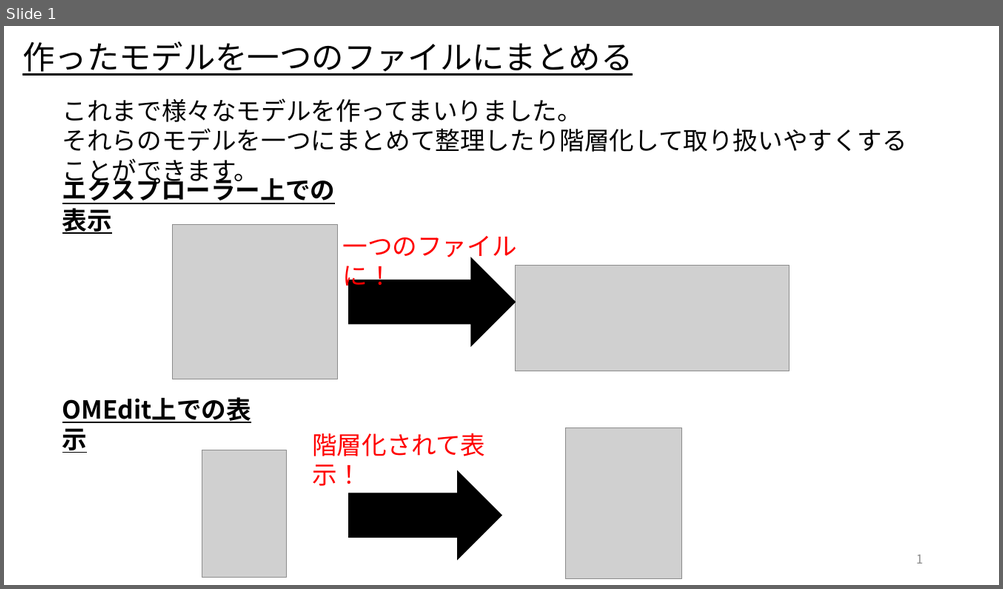
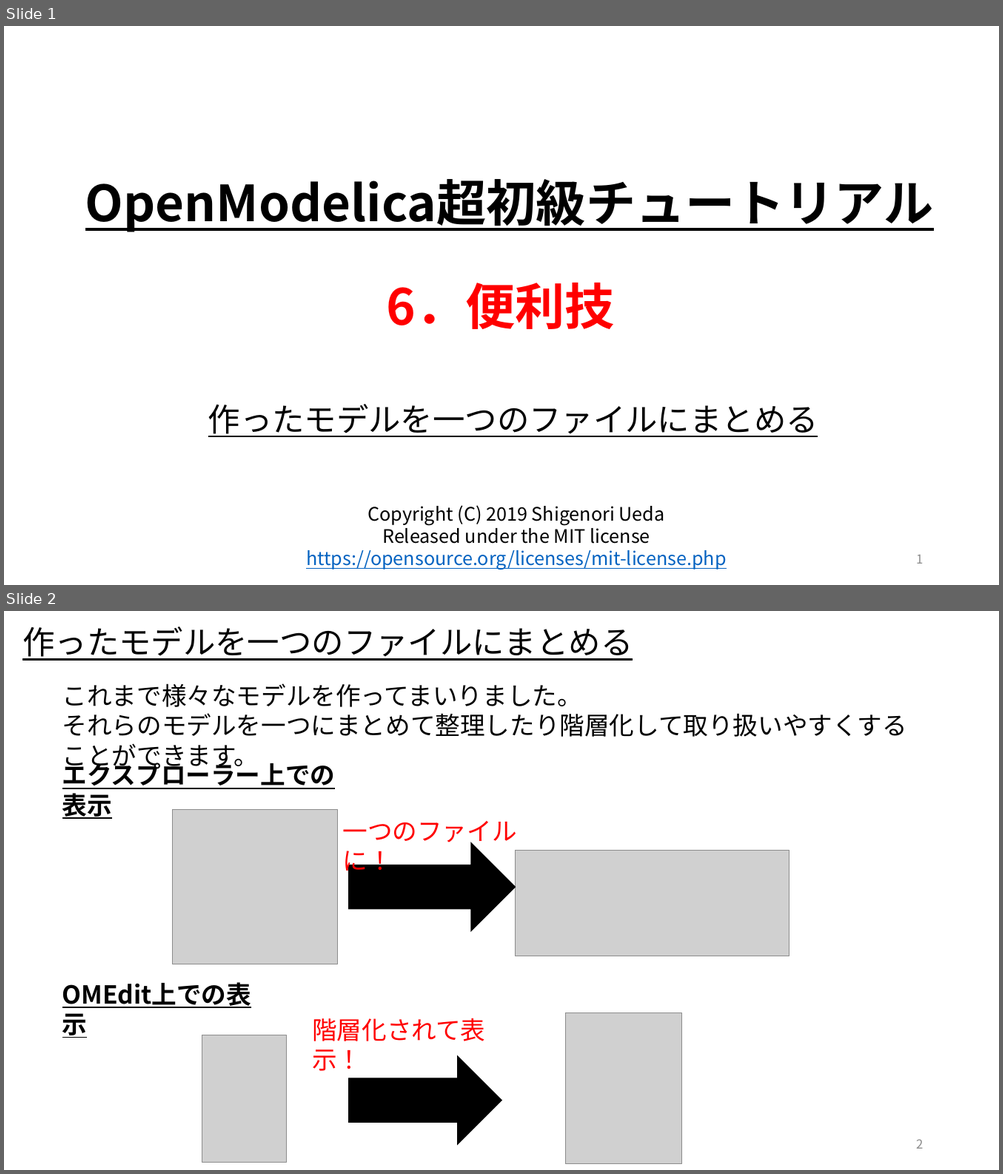
Before and after one commit to UedaShigenori/OpenModelica_Tutorials_Ja, a slide deck: 6_Tips/01_MakePackage/Package.pptx. Shown one above the other, each under a label of ours: slide 1 before the commit, slides 1 and 2 after it. The pictures are 1003x589 and 1003x1174 pixels, drawn with LibreOffice and Linux fonts; fonts in the diff are those of the drawing; grey boxes stand for pictures. Boxes give left, top, right and bottom in pixels: in the first picture for what was removed or moved away, otherwise in the second. Text is boxed around its words. In the diff, an @@ line names an element or a change of style, - is before the commit and + after.

```diff
--- a/6_Tips/01_MakePackage/Package.pptx
+++ b/6_Tips/01_MakePackage/Package.pptx
@@ slide 1 added at [4, 26, 999, 585], background #FFFFFF @@
@@ text added at [85, 179, 933, 232], 48 pt, text #000000, bold, underline @@
+OpenModelica超初級チュートリアル
@@ text added at [387, 283, 614, 329], 48 pt, text #FF0000, bold @@
+6．便利技
@@ text added at [208, 404, 818, 437], 31 pt, text #000000, underline @@
+作ったモデルを一つのファイルにまとめる
@@ text added at [306, 506, 726, 570], 18 pt, text #000000 @@
+Copyright (C) 2019 Shigenori Ueda
+Released under the MIT license
+https://opensource.org/licenses/mit-license.php
@@ page number added at [916, 555, 922, 564], 12 pt, text #8C8C8C @@
+1
@@ what was slide 1 is now slide 2 @@
@@ page number at [916, 1139, 922, 1149]: text changed @@
-1
+2
```
Also in this commit, not shown: 2 other files.
